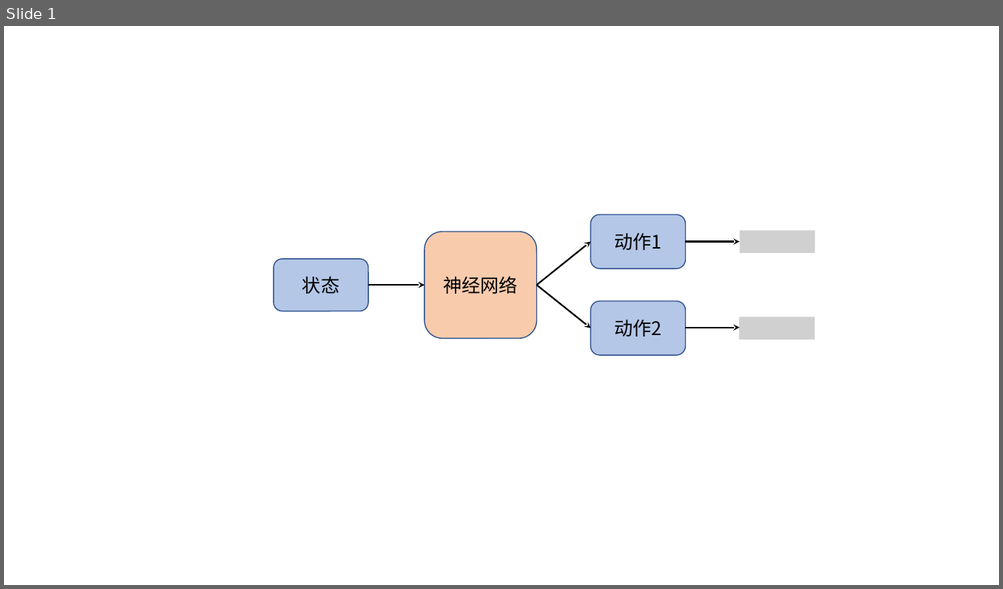
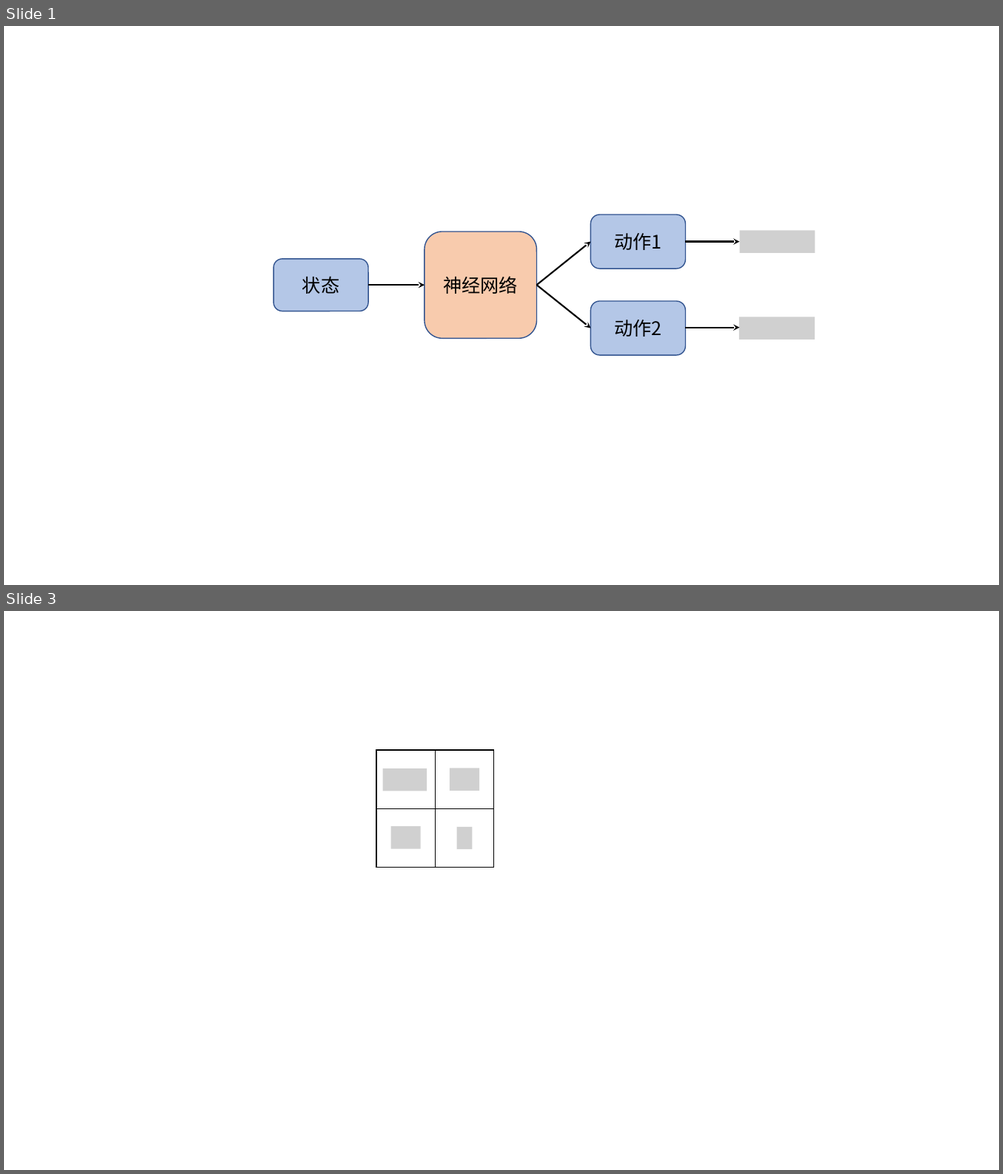
Before and after one commit to datawhalechina/joyrl-book, a slide deck: ch4/main.pptx. Shown one above the other, each under a label of ours: slide 1 before the commit, slides 1 and 3 after it; the slides between them are not shown. The pictures are 1003x589 and 1003x1174 pixels, drawn with LibreOffice and Linux fonts; fonts in the diff are those of the drawing; grey boxes stand for pictures. Boxes give left, top, right and bottom in pixels: in the first picture for what was removed or moved away, otherwise in the second. Text is boxed around its words. In the diff, an @@ line names an element or a change of style, - is before the commit and + after.

```diff
--- a/ch4/main.pptx
+++ b/ch4/main.pptx
@@ slide 3 added at (4,611,999,1170), background #FFFFFF @@
@@ rectangle added at (376,750,435,809), outline #000000 1 pt @@
@@ rectangle added at (435,750,494,809), outline #000000 1 pt @@
@@ picture added at (383,769,427,791) @@
@@ picture added at (449,769,479,791) @@
@@ rectangle added at (376,809,435,868), outline #000000 1 pt @@
@@ rectangle added at (435,809,494,868), outline #000000 1 pt @@
@@ picture added at (390,826,421,849) @@
@@ picture added at (457,826,472,849) @@
```
Also in this commit, not shown: 1 other slide added, 55 other files.
